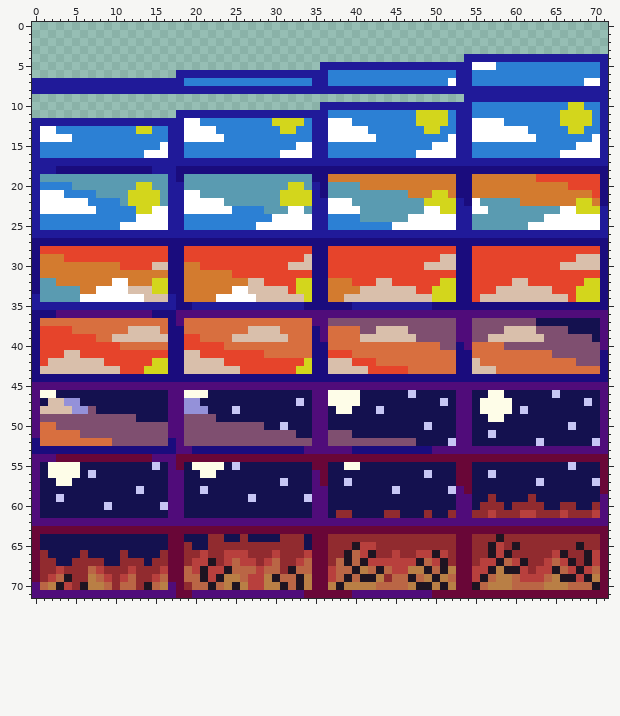
Two states of a sprite sheet, The Last Round/Assets/Art/Sprites/Bartender/Sospecha/ContadorSospecha-Sheet.png. Above is the file before it was changed.
The file is 72x72 pixels.
The same view after the edit:
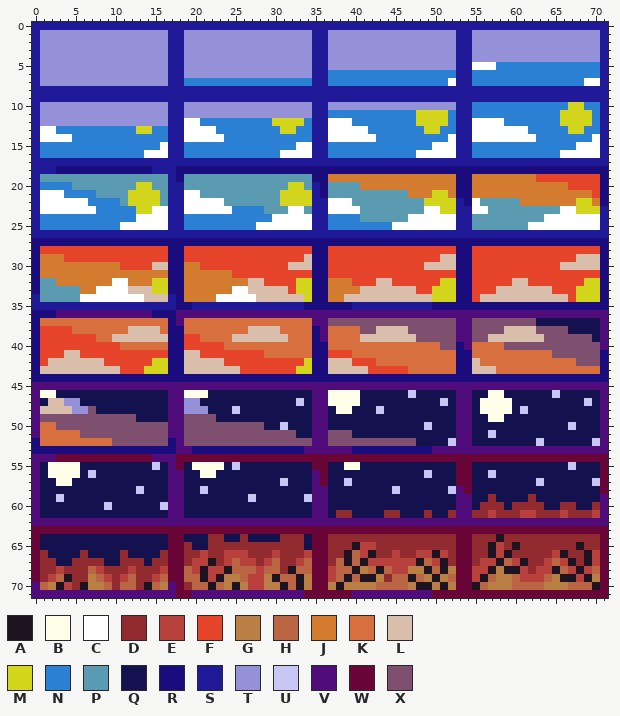
Palette (. is transparent): A #1e1421  B #fefde8  C #ffffff  D #912b2f  E #b8403d  F #e6442b  G #b97f45  H #ba6645  J #d37b2f  K #d86f3f  L #d9bfab  M #d3d61c  N #2c80d4  P #5a9bb1  Q #14114f  R #1a0c7d  S #201a99  T #9491d9  U #c7c6f5  V #500c7a  W #690637  X #7f4f70
Diff:
Colour S is added in row 0 at x 0 to 71; in rows 1 to 3 at x 0, 17 to 18, 35 to 36, 53 to 54 and 71; in row 4 at x 0, 17 to 18, 35 to 36 and 53; in row 5 at x 0, 17 to 18 and 35; in row 6 at x 0 and 17; in row 9 at x 0 to 53.
Colour S is added in row 10 at x 0, 17 to 18 and 35; in row 11 at x 0 and 17.
Colour T is added in rows 1 to 3 at x 1 to 16, 19 to 34, 37 to 52 and 55 to 70; in row 4 at x 1 to 16, 19 to 34 and 37 to 52; in row 5 at x 1 to 16 and 19 to 34; in row 6 at x 1 to 16; in row 10 at x 1 to 16 and 19 to 34; in row 11 at x 1 to 16.
Colour T replaces colour S in row 4 at x 55 to 70; in row 5 at x 37 to 52; in row 6 at x 19 to 34; in row 7 at x 1 to 16; in row 10 at x 37 to 52; in row 11 at x 19 to 34.
Colour T replaces colour S in row 12 at x 1 to 16.
Pixel boxes of the changes (left, top, right, bottom) in both pictures:
changed: (32, 22, 608, 126)
